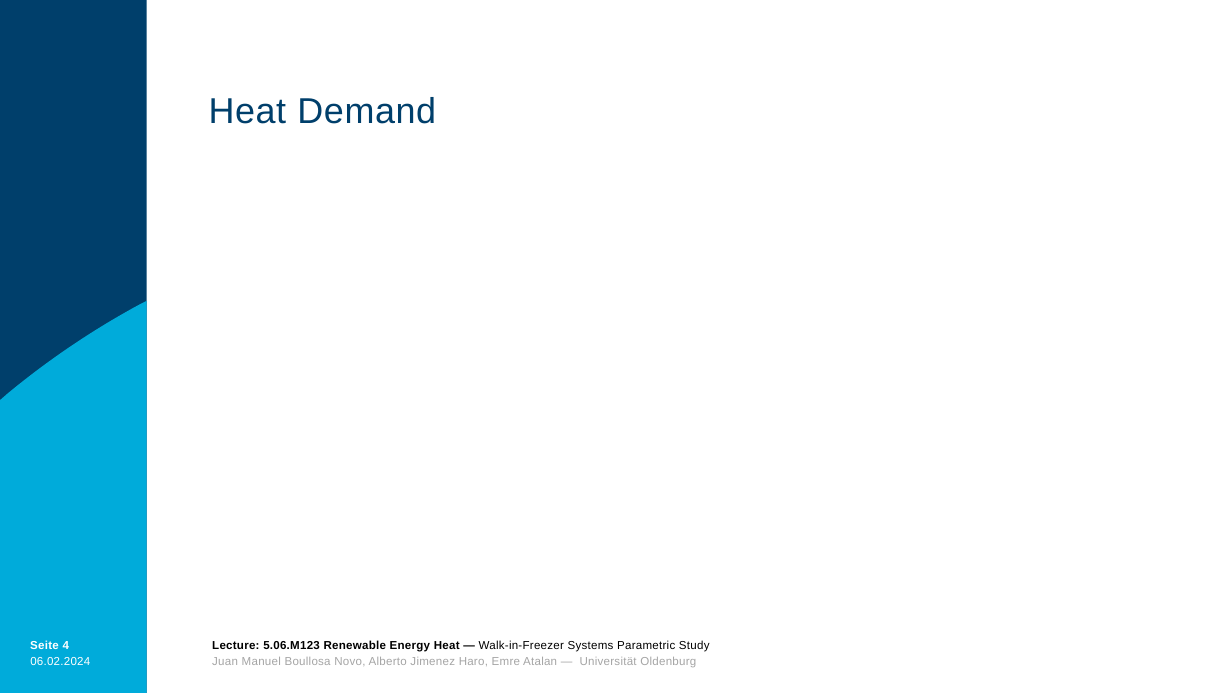
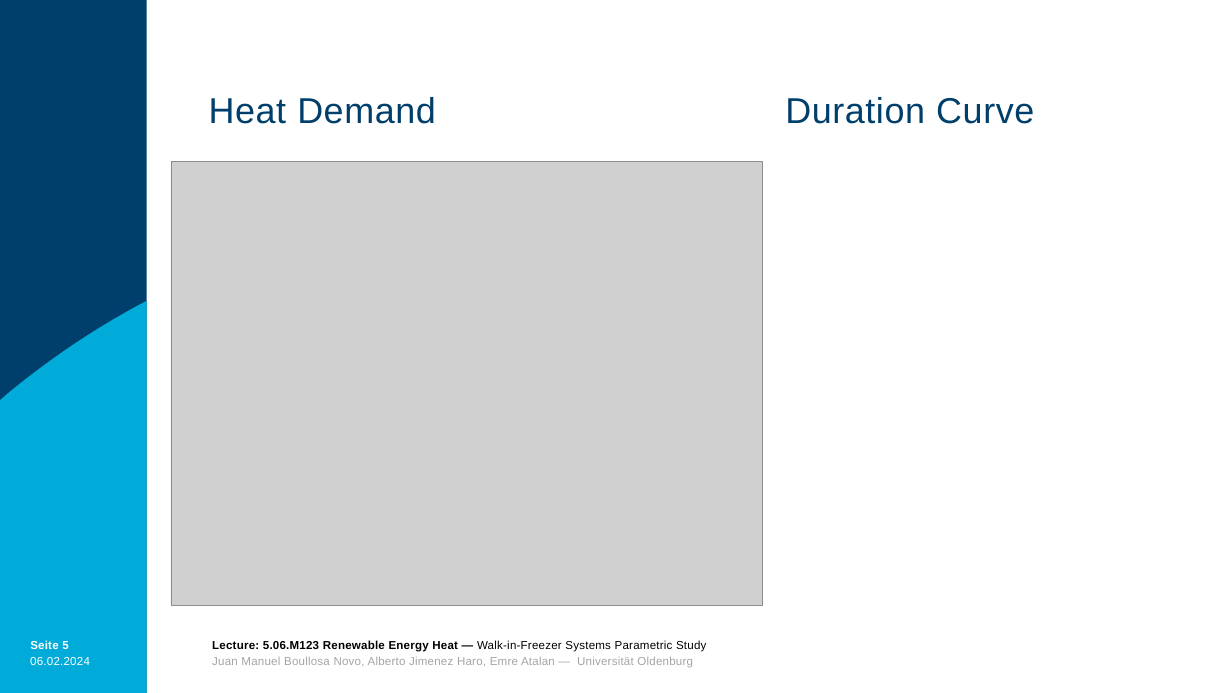
Before and after one commit to boujuan/Renewable_Energy_Heat, a slide deck: slide 5 of REH_Presentation.pptm (slide 4 before the commit). Drawn at 1232x693 pixels with LibreOffice and Linux fonts; fonts in the diff are those of the drawing; grey boxes stand for pictures; background and template pictures are left out. Boxes give left, top, right and bottom in pixels: in the first picture for what was removed or moved away, otherwise in the second. Text is boxed around its words. In the diff, an @@ line names an element or a change of style, - is before the commit and + after.

```diff
--- a/REH_Presentation.pptm
+++ b/REH_Presentation.pptm
@@ text added at [785,97,1034,124], 28 pt, text #003F6B @@
+Duration Curve
@@ picture added at [171,162,762,605] @@
@@ page number at [30,640,68,649]: text changed @@
-Seite 4
+Seite 5
```
Also in this commit, not shown: 7 other slides changed, 4 slides added, 3 slides removed.
